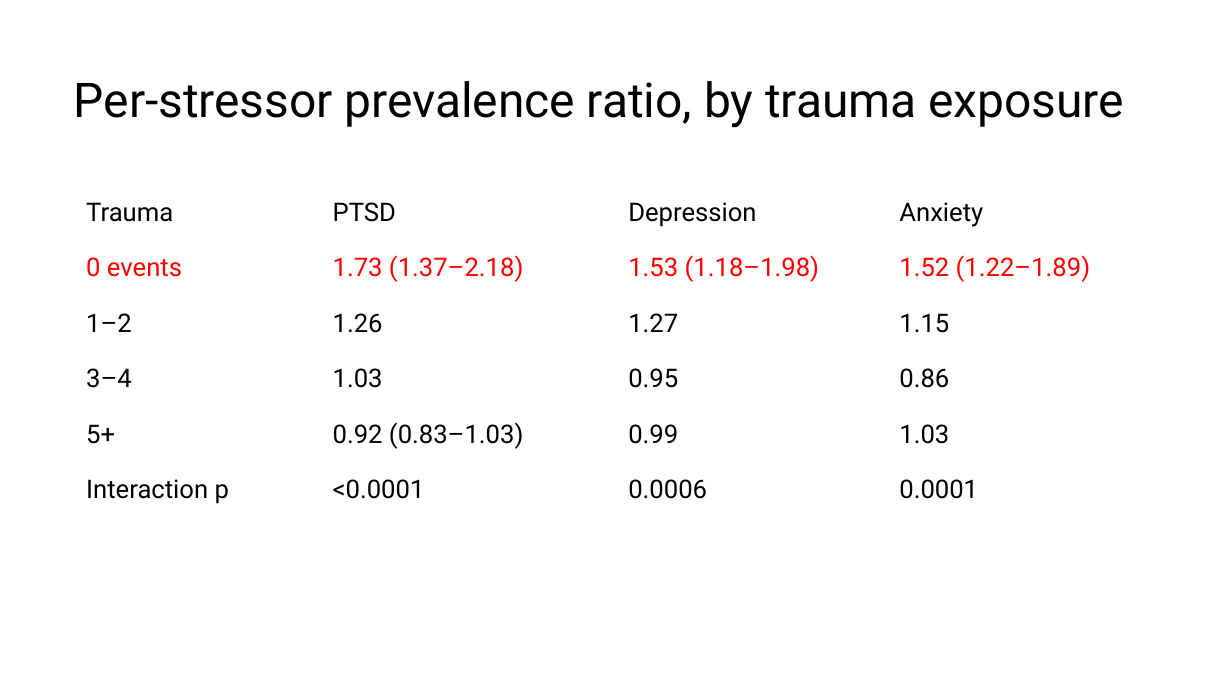
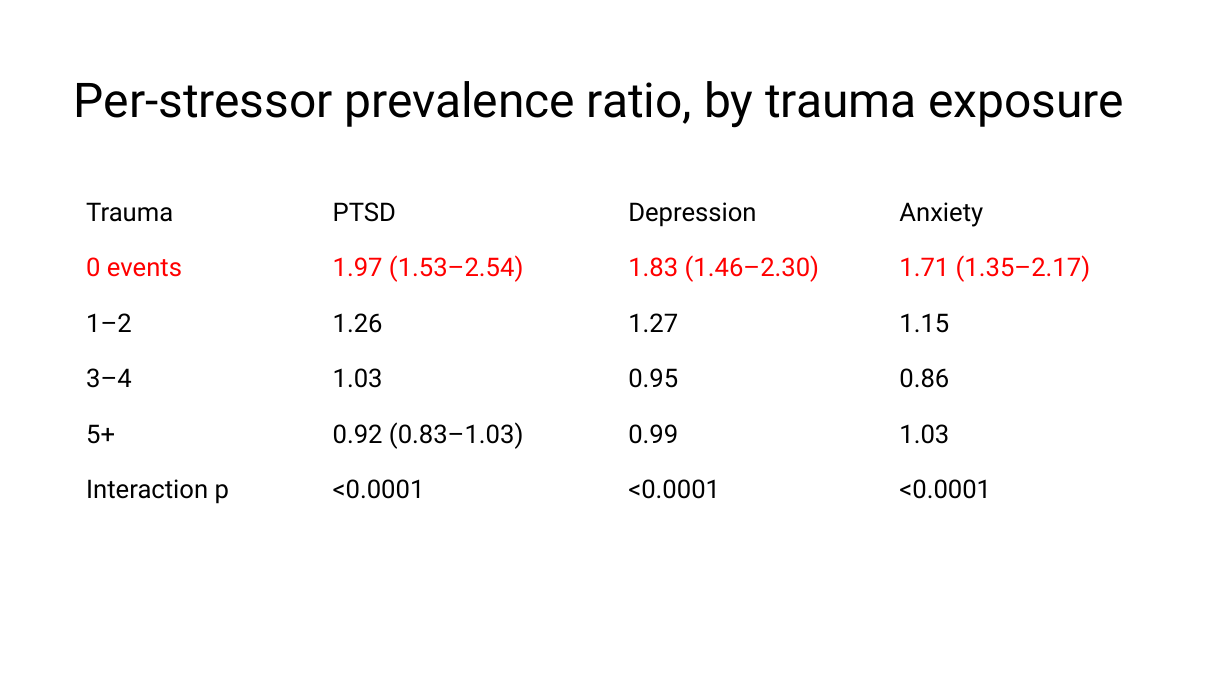
Before and after one commit to MrMoh19/speechify-personal, a slide deck: slide 9 of projects/marvin-stress-trauma/istss_trauma_saturation.pptx. Drawn at 1232x693 pixels with LibreOffice and Linux fonts; fonts in the diff are those of the drawing. Boxes give left, top, right and bottom in pixels: in the first picture for what was removed or moved away, otherwise in the second. Text is boxed around its words. In the diff, an @@ line names an element or a change of style, - is before the commit and + after.

```diff
--- a/projects/marvin-stress-trauma/istss_trauma_saturation.pptx
+++ b/projects/marvin-stress-trauma/istss_trauma_saturation.pptx
@@ table at box(74, 185, 1158, 508) @@
-row 2: 0 events | 1.73 (1.37–2.18) | 1.53 (1.18–1.98) | 1.52 (1.22–1.89)
+row 2: 0 events | 1.97 (1.53–2.54) | 1.83 (1.46–2.30) | 1.71 (1.35–2.17)
-row 6, column 3: 0.0006
+row 6, column 3: <0.0001
-row 6, column 4: 0.0001
+row 6, column 4: <0.0001
```
Also in this commit, not shown: 3 other slides changed, 2 other files.
